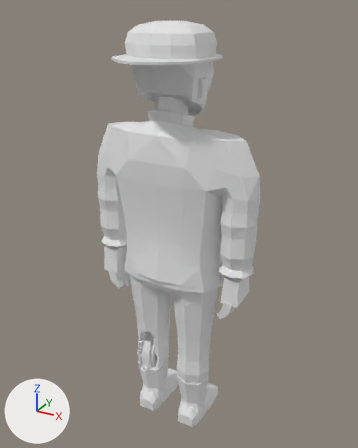
A saved change to the glTF model assets/models/zombie_firefighter_m_b8.glb.
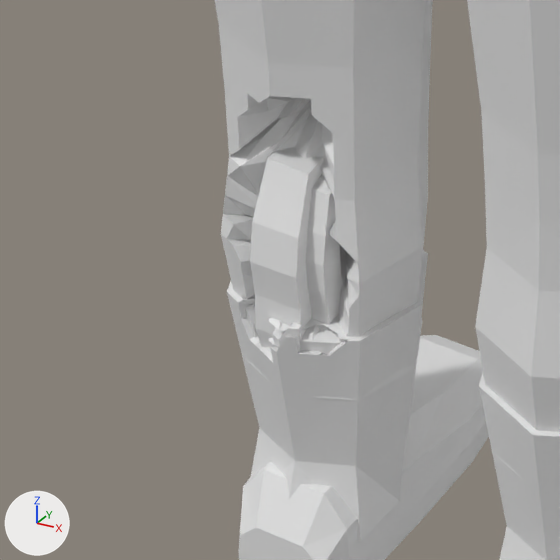
Each version is shown whole from a 50 mm camera at (1.049, -1.849, 2.026) aimed at (0.019, 0.024, 1.09), then close up on the part from 29% to 53% of the width and 71% to 90% of the height. The lights are fixed; the arrows at lower left show +X, +Y and +Z. The first two pictures are the older version. Vertices at exactly the same position are counted once.

In view in the first close-up: 'zombie_firefighter_m_b8'.
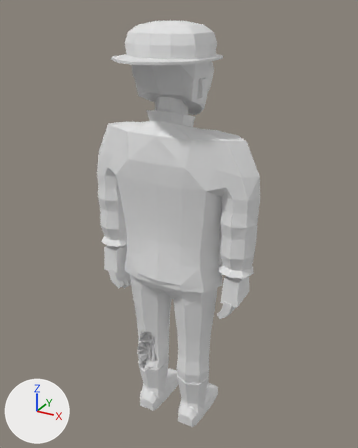
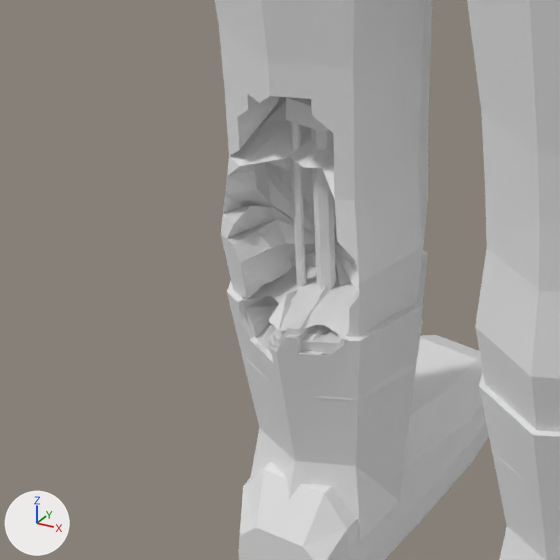
Changed parts and their boxes [x1, y1, x2, y2] in the close-ups (560 x 560 px; the box of a moved part takes in the faces that stretch with it):
part 1 of me_zombie_firefighter_m_b8, added
    after: [286, 97, 330, 134]
part 2 of me_zombie_firefighter_m_b8, moved or reshaped
    before: [223, 97, 359, 362]
    after: [223, 96, 359, 362]

Diff of the bpy script that builds the scene:
```diff
--- a/assets/models/zombie_firefighter_m_b8.glb.py
+++ b/assets/models/zombie_firefighter_m_b8.glb.py
@@ me_zombie_firefighter_m_b8 @@
 # used by ob_zombie_firefighter_m_b8; location = (0.0, 0.0, 0.0)
-me_zombie_firefighter_m_b8.from_pydata(...)  # 2012 vertices, 3874 faces; spans x -0.42..0.42, y -0.29..0.22, z 0.0..1.97
+me_zombie_firefighter_m_b8.from_pydata(...)  # 1996 vertices, 3830 faces; spans x -0.42..0.42, y -0.29..0.22, z 0.0..1.97
+# me_zombie_firefighter_m_b8 part 1: a new loose piece, a box spanning x -0.138..-0.1, y -0.037..-0.005, z 0.441..0.463
+# me_zombie_firefighter_m_b8 part 2
+# 75 vertices are removed from x -0.16..-0.09, y -0.08..0.09, z 0.22..0.47
+# 290 faces are deleted
+# 6 vertices in x -0.11..-0.07, y -0.06..-0.02, z 0.24..0.44 move by (0.01, 0.01, 0.0)
+# 4 vertices in x -0.16..-0.14, y -0.04, z 0.24..0.32 move by (-0.01, 0.0, 0.0)
+# 3 vertices in x -0.13..-0.09, y -0.02..-0.01, z 0.37 move by (0.0, 0.0, 0.02)
+# 3 vertices in x -0.09..-0.08, y -0.04, z 0.24..0.3 move by (0.01, 0.0, 0.0)
+# 3 vertices in x -0.13..-0.11, y -0.06..-0.04, z 0.24..0.28 move by (0.0, 0.0, -0.01)
+# 3 vertices in x -0.12, y -0.06..-0.04, z 0.24..0.26 move by (0.0, 0.01, -0.02)
+# 144 vertices move from x -0.17..-0.07, y -0.08..0.09, z 0.18..0.5 to x -0.18..-0.06, y -0.06..0.06, z 0.1..0.54
+# 43 vertices are added at x -0.18..-0.07, y -0.06..0.06, z 0.1..0.5
+# 222 new faces join them
+# other edits to the shape of me_zombie_firefighter_m_b8 do not show in these pictures
```
